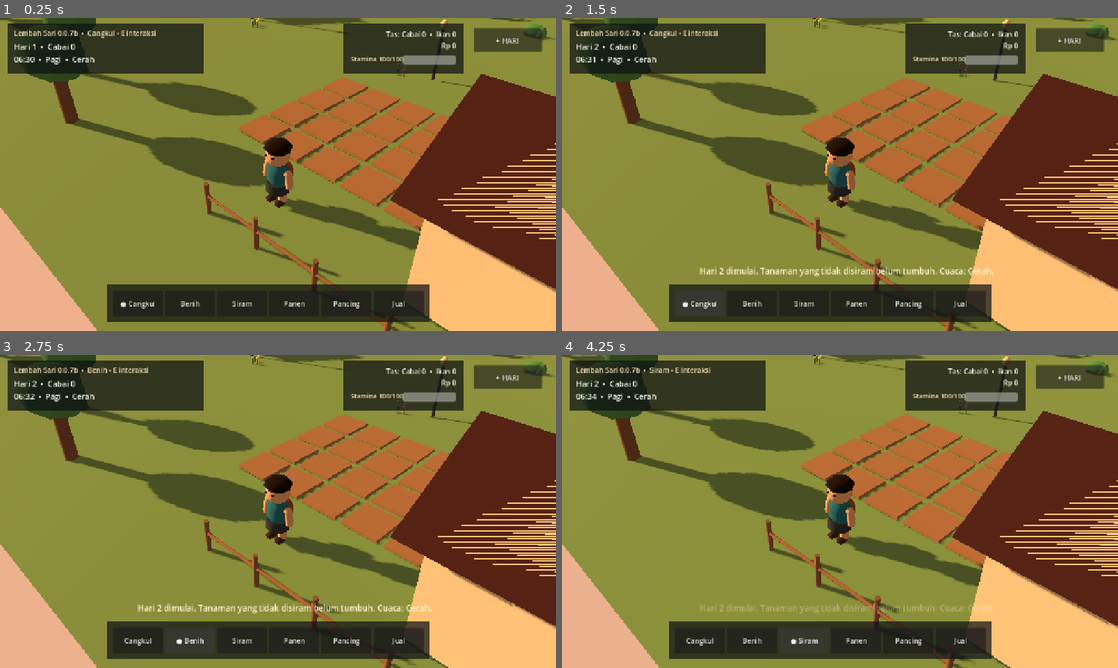
Above: before the commit, frames 1-4 (two rows, left to right).
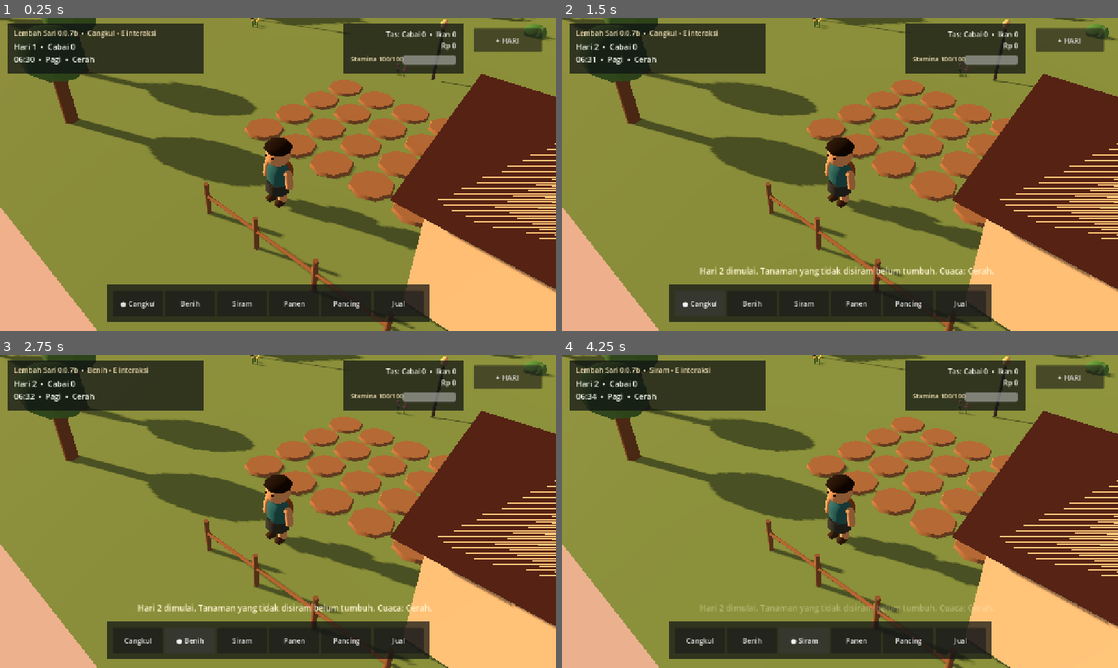
Above: after the commit, the same moments.

Repository: eneft/Lembah-sari
Game: Godot game, scene res://scenes/Main.tscn
Same seed, same stepped clock (60 frames per second), same inputs: the game is played once before the commit and once after it.
Inputs:
- Up to frame 1 (0.25 s): no input
- Up to frame 2 (1.5 s): click "+ HARI" at 0.5 s; click "● Cangkul" at 1.25 s
- Up to frame 3 (2.75 s): click "Benih" at 2 s
- Up to frame 4 (4.25 s): click "Cangkul" at 2.75 s; click "Siram" at 3.5 s

The runs differ from the first frame. In frame 1, 2.5% of the frame differs, in the area x 43-81%, y 18-68%; in frame 2, 2.5%; in frame 3, 2.5%; in frame 4, 2.5%.

Commit message:
Visual 0.0.7b: organic farm beds and rounded chili plants

Diff:
--- a/scripts/farm_manager.gd
+++ b/scripts/farm_manager.gd
@@ -3,11 +3,11 @@
 signal day_changed(day: int)
 signal harvest_changed(total: int)
 
-const COLS := 5
-const ROWS := 4
-const SPACING := 1.6
-const GRID_ORIGIN := Vector3(4.8, 0.12, 7.7)
-const MAX_GROWTH := 3
+const COLS: int = 5
+const ROWS: int = 4
+const SPACING: float = 1.6
+const GRID_ORIGIN: Vector3 = Vector3(4.8, 0.12, 7.7)
+const MAX_GROWTH: int = 3
 
 var day: int = 1
 var chili_harvested: int = 0
@@ -23,35 +23,87 @@
 	_update_highlight()
 
 func _mat(color: Color) -> StandardMaterial3D:
-	var material := StandardMaterial3D.new()
+	var material: StandardMaterial3D = StandardMaterial3D.new()
 	material.albedo_color = color
 	material.roughness = 0.95
 	return material
 
-func _mesh_box(size: Vector3, color: Color) -> MeshInstance3D:
-	var mesh_instance := MeshInstance3D.new()
-	var mesh := BoxMesh.new()
+func _soil_mesh(color: Color) -> MeshInstance3D:
+	var mesh_instance: MeshInstance3D = MeshInstance3D.new()
+	var mesh: CylinderMesh = CylinderMesh.new()
+	mesh.top_radius = 0.70
+	mesh.bottom_radius = 0.74
+	mesh.height = 0.11
+	mesh.radial_segments = 8
+	mesh_instance.mesh = mesh
+	mesh_instance.scale = Vector3(1.0, 1.0, 1.0)
+	mesh_instance.material_override = _mat(color)
+	return mesh_instance
+
+func _box_mesh(size: Vector3, color: Color) -> MeshInstance3D:
+	var mesh_instance: MeshInstance3D = MeshInstance3D.new()
+	var mesh: BoxMesh = BoxMesh.new()
 	mesh.size = size
 	mesh_instance.mesh = mesh
 	mesh_instance.material_override = _mat(color)
 	return mesh_instance
 
+func _stem_mesh(height_value: float, radius_value: float, color: Color) -> MeshInstance3D:
+	var mesh_instance: MeshInstance3D = MeshInstance3D.new()
+	var mesh: CylinderMesh = CylinderMesh.new()
+	mesh.top_radius = radius_value * 0.85
+	mesh.bottom_radius = radius_value
+	mesh.height = height_value
+	mesh.radial_segments = 7
+	mesh_instance.mesh = mesh
+	mesh_instance.material_override = _mat(color)
+	return mesh_instance
+
+func _leaf_mesh(length_value: float, width_value: float, color: Color) -> MeshInstance3D:
+	var vertices: PackedVector3Array = PackedVector3Array([
+		Vector3(-width_value * 0.5, 0.0, 0.0),
+		Vector3(width_value * 0.5, 0.0, 0.0),
+		Vector3(0.0, 0.05, length_value),
+		Vector3(-width_value * 0.5, 0.0, 0.0),
+		Vector3(0.0, 0.05, length_value),
+		Vector3(0.0, -0.02, length_value * 0.50)
+	])
+	var surface: SurfaceTool = SurfaceTool.new()
+	surface.begin(Mesh.PRIMITIVE_TRIANGLES)
+	for vertex: Vector3 in vertices:
+		surface.add_vertex(vertex)
+	surface.generate_normals()
+	var mesh: ArrayMesh = surface.commit()
+	var mesh_instance: MeshInstance3D = MeshInstance3D.new()
+	mesh_instance.mesh = mesh
+	mesh_instance.material_override = _mat(color)
+	return mesh_instance
+
+func _fruit_mesh(color: Color) -> MeshInstance3D:
+	var fruit: MeshInstance3D = MeshInstance3D.new()
+	var sphere: SphereMesh = SphereMesh.new()
+	sphere.radius = 0.075
+	sphere.height = 0.20
+	sphere.radial_segments = 8
+	sphere.rings = 4
+	fruit.mesh = sphere
+	fruit.scale = Vector3(0.75, 1.15, 0.75)
+	fruit.material_override = _mat(color)
+	return fruit
+
 func _build_grid() -> void:
-	for row in range(ROWS):
-		for col in range(COLS):
-			var root := Node3D.new()
+	for row: int in range(ROWS):
+		for col: int in range(COLS):
+			var root: Node3D = Node3D.new()
 			root.name = "FarmTile_%d_%d" % [col, row]
-			root.position = GRID_ORIGIN + Vector3(col * SPACING, 0.0, row * SPACING)
+			root.position = GRID_ORIGIN + Vector3(float(col) * SPACING, 0.0, float(row) * SPACING)
 			add_child(root)
-
-			var soil := _mesh_box(Vector3(1.35, 0.12, 1.35), Color("9d744f"))
+			var soil: MeshInstance3D = _soil_mesh(Color("98714f"))
 			root.add_child(soil)
-
-			var plant_root := Node3D.new()
+			var plant_root: Node3D = Node3D.new()
 			plant_root.name = "Plant"
 			plant_root.position.y = 0.08
 			root.add_child(plant_root)
-
 			tiles.append({
 				"root": root,
 				"soil": soil,
@@ -67,53 +119,57 @@
 	highlight = Node3D.new()
 	highlight.name = "FarmTarget"
 	add_child(highlight)
-	var yellow := Color("ffd95a")
-	var edge := 1.42
-	var thick := 0.07
-	for data in [
-		[Vector3(0, 0, -edge * 0.5), Vector3(edge, 0.04, thick)],
-		[Vector3(0, 0, edge * 0.5), Vector3(edge, 0.04, thick)],
-		[Vector3(-edge * 0.5, 0, 0), Vector3(thick, 0.04, edge)],
-		[Vector3(edge * 0.5, 0, 0), Vector3(thick, 0.04, edge)]
-	]:
-		var bar := _mesh_box(data[1], yellow)
-		bar.position = data[0]
+	var yellow: Color = Color("f5cf57")
+	var edge: float = 1.42
+	var thick: float = 0.055
+	var bar_data: Array[Array] = [
+		[Vector3(0.0, 0.0, -edge * 0.5), Vector3(edge, 0.025, thick)],
+		[Vector3(0.0, 0.0, edge * 0.5), Vector3(edge, 0.025, thick)],
+		[Vector3(-edge * 0.5, 0.0, 0.0), Vector3(thick, 0.025, edge)],
+		[Vector3(edge * 0.5, 0.0, 0.0), Vector3(thick, 0.025, edge)]
+	]
+	for data: Array in bar_data:
+		var bar_position: Vector3 = data[0]
+		var bar_size: Vector3 = data[1]
+		var bar: MeshInstance3D = _box_mesh(bar_size, yellow)
+		bar.position = bar_position
 		highlight.add_child(bar)
 	highlight.visible = false
 
 func _update_highlight() -> void:
-	var players := get_tree().get_nodes_in_group("player")
+	var players: Array[Node] = get_tree().get_nodes_in_group("player")
 	if players.is_empty():
 		highlight.visible = false
 		return
-	var player = players[0]
-	var target: Vector3 = player.global_position + player.facing * 1.55
-	var index := _nearest_tile_index(target)
+	var player: Node = players[0]
+	var target: Vector3 = player.global_position + Vector3(player.get("facing")) * 1.55
+	var index: int = _nearest_tile_index(target)
 	if index < 0:
 		highlight.visible = false
 		return
 	var root: Node3D = tiles[index]["root"]
-	highlight.position = root.position + Vector3(0, 0.17, 0)
+	highlight.position = root.position + Vector3(0.0, 0.17, 0.0)
 	highlight.visible = true
 
 func _nearest_tile_index(world_pos: Vector3) -> int:
-	var best_index := -1
-	var best_distance := 999.0
-	var point := Vector2(world_pos.x, world_pos.z)
-	for i in range(tiles.size()):
-		var root: Node3D = tiles[i]["root"]
-		var tile_point := Vector2(root.global_position.x, root.global_position.z)
-		var distance := point.distance_to(tile_point)
+	var best_index: int = -1
+	var best_distance: float = 999.0
+	var point: Vector2 = Vector2(world_pos.x, world_pos.z)
+	for index: int in range(tiles.size()):
+		var root: Node3D = tiles[index]["root"]
+		var tile_point: Vector2 = Vector2(root.global_position.x, root.global_position.z)
+		var distance: float = point.distance_to(tile_point)
 		if distance < best_distance:
 			best_distance = distance
-			best_index = i
-	return best_index if best_distance <= 1.0 else -1
+			best_index = index
+	if best_distance <= 1.0:
+		return best_index
+	return -1
 
 func use_tool(world_pos: Vector3, tool: String) -> Dictionary:
-	var index := _nearest_tile_index(world_pos)
+	var index: int = _nearest_tile_index(world_pos)
 	if index < 0:
 		return {"ok": false, "message": "Arahkan ke petak kebun."}
-
 	var tile: Dictionary = tiles[index]
 	match tool:
 		"hoe":
@@ -169,13 +225,13 @@
 
 func next_day() -> Dictionary:
 	day += 1
-	var grew := 0
-	for tile in tiles:
+	var grew: int = 0
+	for tile: Dictionary in tiles:
 		if tile["seed"] != "" and not tile["ready"]:
 			if tile["watered"]:
-				tile["growth"] = min(int(tile["growth"]) + 1, MAX_GROWTH)
+				tile["growth"] = mini(int(tile["growth"]) + 1, MAX_GROWTH)
 				grew += 1
-				if tile["growth"] >= MAX_GROWTH:
+				if int(tile["growth"]) >= MAX_GROWTH:
 					tile["ready"] = true
 			tile["watered"] = false
 			_refresh_tile(tile)
@@ -185,8 +241,8 @@
 	return {"message": "Hari %d dimulai. Tanaman yang tidak disiram belum tumbuh." % day}
 
 func water_all_planted() -> int:
-	var watered_count := 0
-	for tile in tiles:
+	var watered_count: int = 0
+	for tile: Dictionary in tiles:
 		if tile["seed"] != "" and not tile["ready"]:
 			tile["watered"] = true
 			watered_count += 1
@@ -209,44 +265,45 @@
 func _refresh_tile(tile: Dictionary) -> void:
 	var soil: MeshInstance3D = tile["soil"]
 	if tile["watered"]:
-		soil.material_override = _mat(Color("4d4038"))
+		soil.material_override = _mat(Color("493d36"))
 	elif tile["tilled"]:
-		soil.material_override = _mat(Color("674733"))
+		soil.material_override = _mat(Color("654733"))
 	else:
-		soil.material_override = _mat(Color("9d744f"))
+		soil.material_override = _mat(Color("98714f"))
 
 	var plant_root: Node3D = tile["plant"]
-	for child in plant_root.get_children():
+	for child: Node in plant_root.get_children():
 		child.queue_free()
 	if tile["seed"] == "":
 		return
 
 	var stage: int = int(tile["growth"])
-	var height := 0.20 + stage * 0.18
-	var stem := _mesh_box(Vector3(0.10, height, 0.10), Color("3f8f46"))
-	stem.position.y = height * 0.5
+	var height_value: float = 0.25 + float(stage) * 0.18
+	var stem: MeshInstance3D = _stem_mesh(height_value, 0.045 + float(stage) * 0.008, Color("418b45"))
+	stem.position.y = height_value * 0.5
 	plant_root.add_child(stem)
 
-	var leaf_size := 0.22 + stage * 0.08
-	var leaf_a := _mesh_box(Vector3(leaf_size, 0.07, 0.15), Color("55a955"))
-	leaf_a.position = Vector3(-leaf_size * 0.35, height * 0.72, 0)
-	plant_root.add_child(leaf_a)
-	var leaf_b := _mesh_box(Vector3(0.15, 0.07, leaf_size), Color("62b55b"))
-	leaf_b.position = Vector3(0, height * 0.85, leaf_size * 0.30)
-	plant_root.add_child(leaf_b)
+	var leaf_count: int = 2 + stage * 2
+	var leaf_length: float = 0.26 + float(stage) * 0.07
+	for leaf_index: int in range(leaf_count):
+		var leaf: MeshInstance3D = _leaf_mesh(leaf_length, 0.15 + float(stage) * 0.025, Color("55a052").lightened(float(leaf_index % 2) * 0.05))
+		leaf.position = Vector3(0.0, height_value * (0.45 + 0.08 * float(leaf_index % 3)), 0.0)
+		leaf.rotation_degrees = Vector3(-58.0 + float(stage) * 4.0, float(leaf_index) * (360.0 / float(leaf_count)), 0.0)
+		plant_root.add_child(leaf)
 
 	if stage >= 2:
-		var crown := _mesh_box(Vector3(0.48, 0.13, 0.48), Color("4f9f4e"))
-		crown.position.y = height
+		var crown: MeshInstance3D = _leaf_mesh(0.38 + float(stage) * 0.04, 0.22, Color("4c984c"))
+		crown.position.y = height_value * 0.92
+		crown.rotation_degrees = Vector3(-70.0, 35.0, 0.0)
 		plant_root.add_child(crown)
 
 	if tile["ready"]:
-		for fruit_pos in [Vector3(-0.18, height + 0.05, 0.12), Vector3(0.20, height - 0.02, -0.10), Vector3(0.05, height + 0.10, 0.22)]:
-			var fruit := MeshInstance3D.new()
-			var sphere := SphereMesh.new()
-			sphere.radius = 0.08
-			sphere.height = 0.18
-			fruit.mesh = sphere
-			fruit.material_override = _mat(Color("d83b32"))
-			fruit.position = fruit_pos
+		var fruit_positions: Array[Vector3] = [
+			Vector3(-0.17, height_value + 0.05, 0.12),
+			Vector3(0.19, height_value - 0.01, -0.10),
+			Vector3(0.05, height_value + 0.10, 0.20)
+		]
+		for fruit_position: Vector3 in fruit_positions:
+			var fruit: MeshInstance3D = _fruit_mesh(Color("d73b31"))
+			fruit.position = fruit_position
 			plant_root.add_child(fruit)
